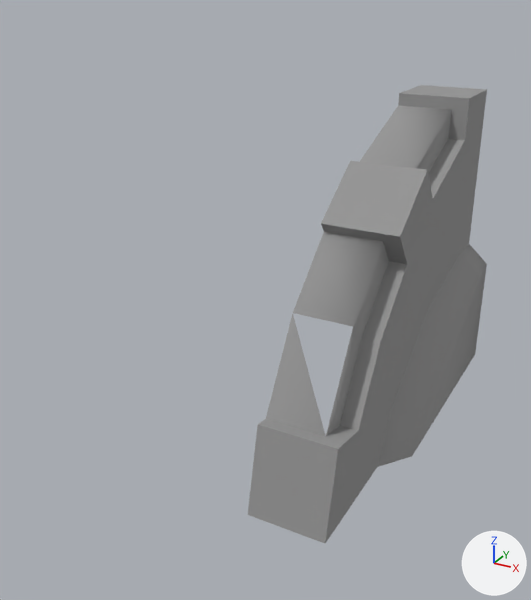
The OBJ model Assets/Art/Nova1492/GXConverted/Models/UnitParts/ArmWeapons/datan_common__01_LArm_9d4a6f3c.obj as it was, and as the next commit left it.
Both versions are drawn from a 50 mm camera at (1.44, -2.56, 1.74) aimed at (0.15, -0.22, 0.56). The axes (+X, +Y, +Z) are drawn at lower right. The lights are the same throughout. The older version comes first. Where no turn or scale is listed for an object, it has been applied to the vertices. Vertices at exactly the same position are counted once.

In view in the first picture: 'datan_common__01_LArm_9d4a6f3c'.
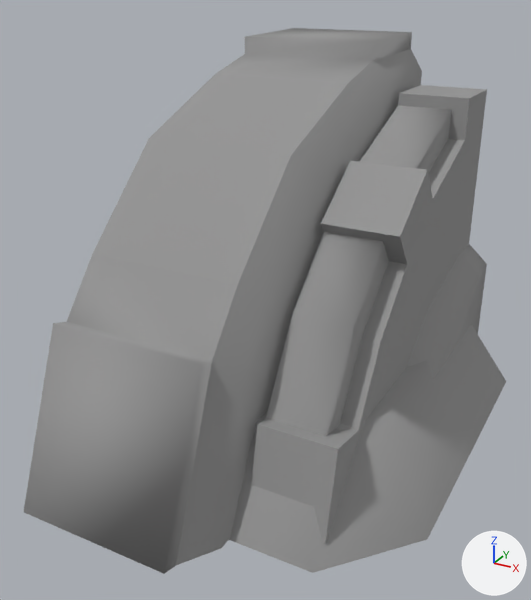
Boxes [x1, y1, x2, y2] around the edits, measured in the pictures (531 x 600 px):
'datan_common__01_LArm_9d4a6f3c_mesh05', added
    after: [24, 28, 422, 574]
'datan_common__01_LArm_9d4a6f3c', reshaped
    before: [248, 85, 487, 543]
    after: [251, 85, 487, 543]
'datan_common__01_LArm_9d4a6f3c_mesh00', added
    after: [229, 324, 506, 573]
part 1 of me_datan_common__01_larm_9d4a6f3c, added
    after: [293, 313, 353, 436]

The change in detail:
me_datan_common__01_larm_9d4a6f3c is used by ob_datan_common__01_larm_9d4a6f3c; location (0.0, 0.0, 0.0).
Verts and faces of me_datan_common__01_larm_9d4a6f3c; kept vertices keep their numbers, new ones are numbered from 50.
Before the commit, vertices of me_datan_common__01_larm_9d4a6f3c: 24 (0.64, -0.72, 0.38) at pixel (325, 436), 48 (0.64, -0.53, 0.69) at pixel (353, 326), 49 (0.42, -0.53, 0.69) at pixel (292, 312).
me_datan_common__01_larm_9d4a6f3c had 50 vertices, 70 faces and spanned x 0.42..0.8, y -0.85..0.69, z 0.07..1.3.
me_datan_common__01_larm_9d4a6f3c now has 50 vertices, 71 faces and spans x 0.42..0.8, y -0.85..0.69, z 0.07..1.3.
Part 1, on me_datan_common__01_larm_9d4a6f3c:
New faces: (24, 48, 49).
Mesh me_datan_common__01_larm_9d4a6f3c_mesh05 is new.
It has 30 vertices, 52 faces and spans x -0.3..0.39, y -1.16..0.89, z 0.0..1.51.
It uses material mat_datan_common__01_larm_9d4a6f3c (picture img_datan_common__01_larm_9d4a6f3c_tga).
Mesh me_datan_common__01_larm_9d4a6f3c_mesh00 is new.
It has 16 vertices, 22 faces and spans x 0.0..0.97, y -0.91..0.91, z 0.0..0.36.
It uses material mat_datan_common__01_larm_9d4a6f3c (picture img_datan_common__01_larm_9d4a6f3c_tga).
Object 'datan_common__01_LArm_9d4a6f3c_mesh05' (ob_datan_common__01_larm_9d4a6f3c_mesh05) is new; it shows me_datan_common__01_larm_9d4a6f3c_mesh05.
Its location is (0.0, 0.0, 0.0).
Object 'datan_common__01_LArm_9d4a6f3c_mesh00' (ob_datan_common__01_larm_9d4a6f3c_mesh00) is new; it shows me_datan_common__01_larm_9d4a6f3c_mesh00.
Its location is (0.0, 0.0, 0.0).
